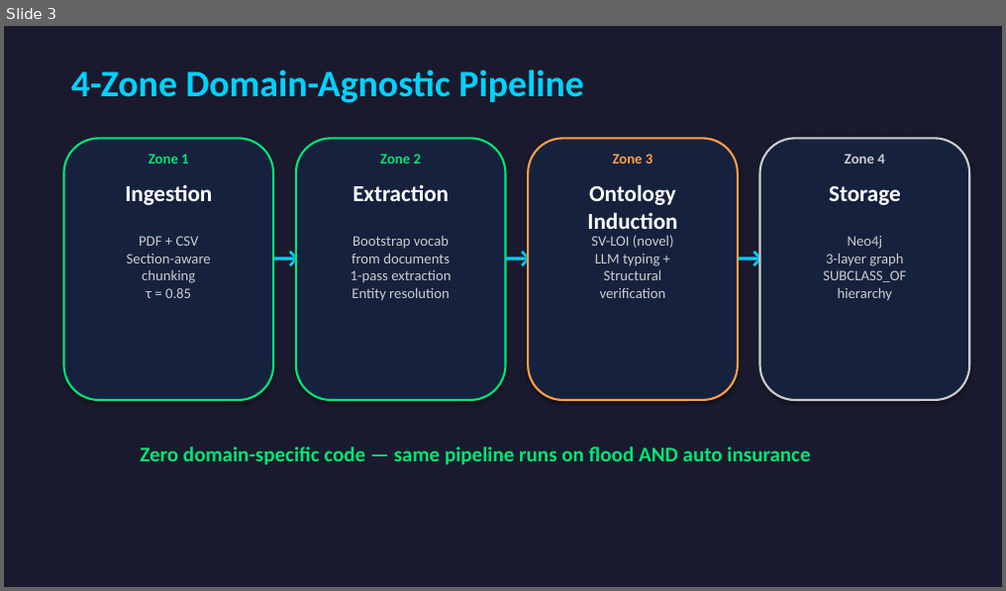
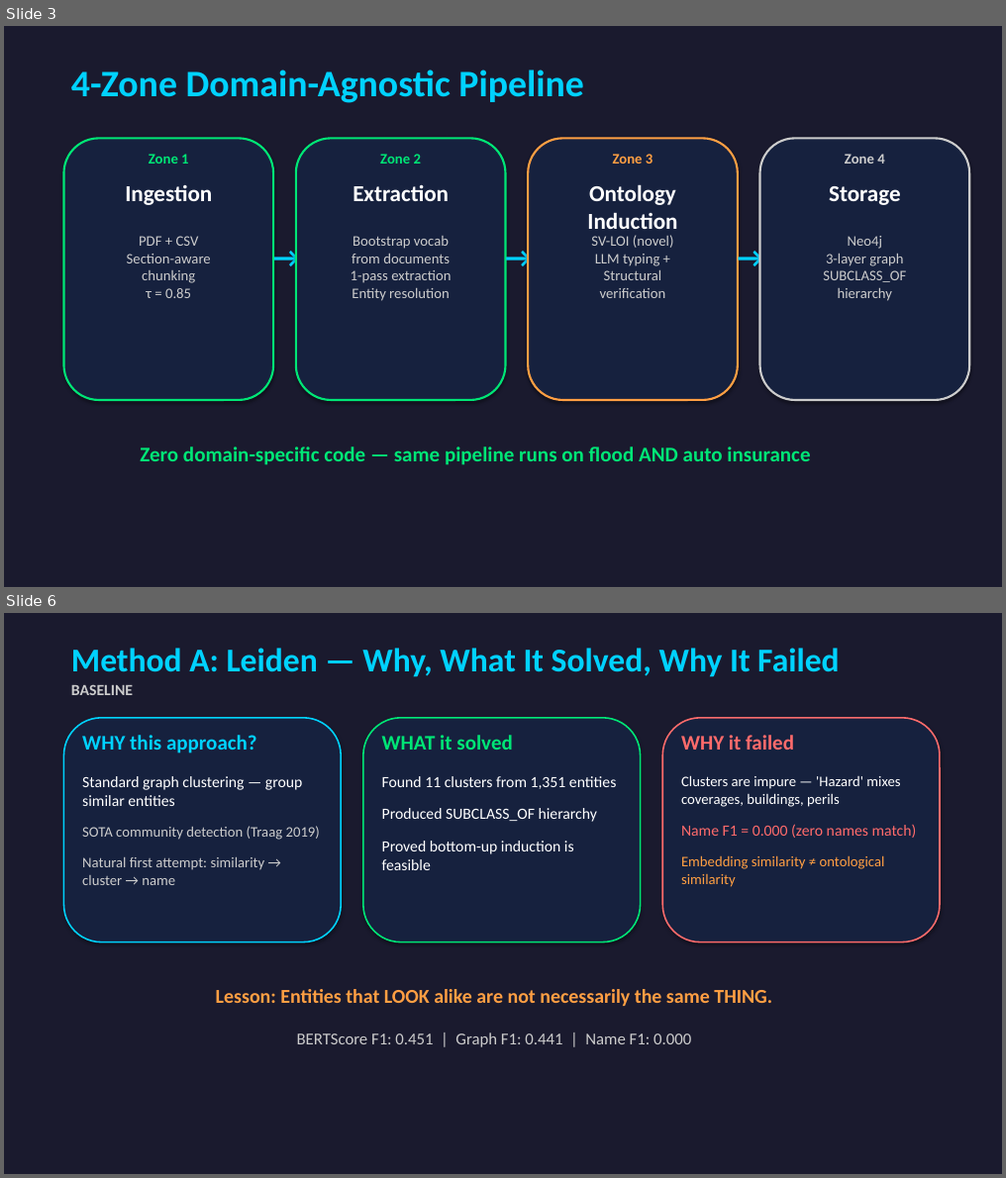
Before and after one commit to xiw-1202/Agentic-Data-Fusion-for-Insurance-Knowledge-Graphs, a slide deck: docs/CS584_Midterm_Presentation.pptx. Shown one above the other, each under a label of ours: slide 3 before the commit, slides 3 and 6 after it; the slides between them are not shown. The pictures are 1006x591 and 1006x1178 pixels, drawn with LibreOffice and Linux fonts; fonts in the diff are those of the drawing. Boxes give left, top, right and bottom in pixels: in the first picture for what was removed or moved away, otherwise in the second. Text is boxed around its words. In the diff, an @@ line names an element or a change of style, - is before the commit and + after.

Commit message:
docs: add method deep-dive slides (Why/Solved/Failed for each method)

```diff
--- a/docs/CS584_Midterm_Presentation.pptx
+++ b/docs/CS584_Midterm_Presentation.pptx
@@ slide 6 added at (4, 613, 1002, 1174), background #1A1A2E @@
@@ text added at (71, 648, 839, 677), 32 pt, text #00D2FF, bold @@
+Method A: Leiden — Why, What It Solved, Why It Failed
@@ text added at (71, 684, 133, 695), 15 pt, text #CCCCCC, bold @@
+BASELINE
@@ rounded rectangle added at (63, 718, 341, 943), fill #16213E, outline #00D2FF 1.5 pt @@
@@ rounded rectangle added at (363, 718, 641, 943), fill #16213E, outline #00E676 1.5 pt @@
@@ rounded rectangle added at (662, 718, 940, 943), fill #16213E, outline #FF6B6B 1.5 pt @@
@@ text added at (82, 735, 320, 885), 14 pt, text #CCCCCC @@
+WHY this approach?
+Standard graph clustering — group similar entities
+SOTA community detection (Traag 2019)
+Natural first attempt: similarity → cluster → name
@@ text added at (382, 735, 616, 870), 15 pt, text #FFFFFF @@
+WHAT it solved
+Found 11 clusters from 1,351 entities
+Produced SUBCLASS_OF hierarchy
+Proved bottom-up induction is feasible
@@ text added at (681, 735, 917, 887), 14 pt, text #FFFFFF @@
+WHY it failed
+Clusters are impure — 'Hazard' mixes coverages, buildings, perils
+Name F1 = 0.000 (zero names match)
+Embedding similarity ≠ ontological similarity
@@ text added at (216, 989, 772, 1006), 19 pt, text #FF9F43, bold @@
+Lesson: Entities that LOOK alike are not necessarily the same THING.
@@ text added at (297, 1033, 691, 1048), 16 pt, text #CCCCCC @@
+BERTScore F1: 0.451 | Graph F1: 0.441 | Name F1: 0.000
```
Also in this commit, not shown: 8 slides changed, 2 other slides added.
